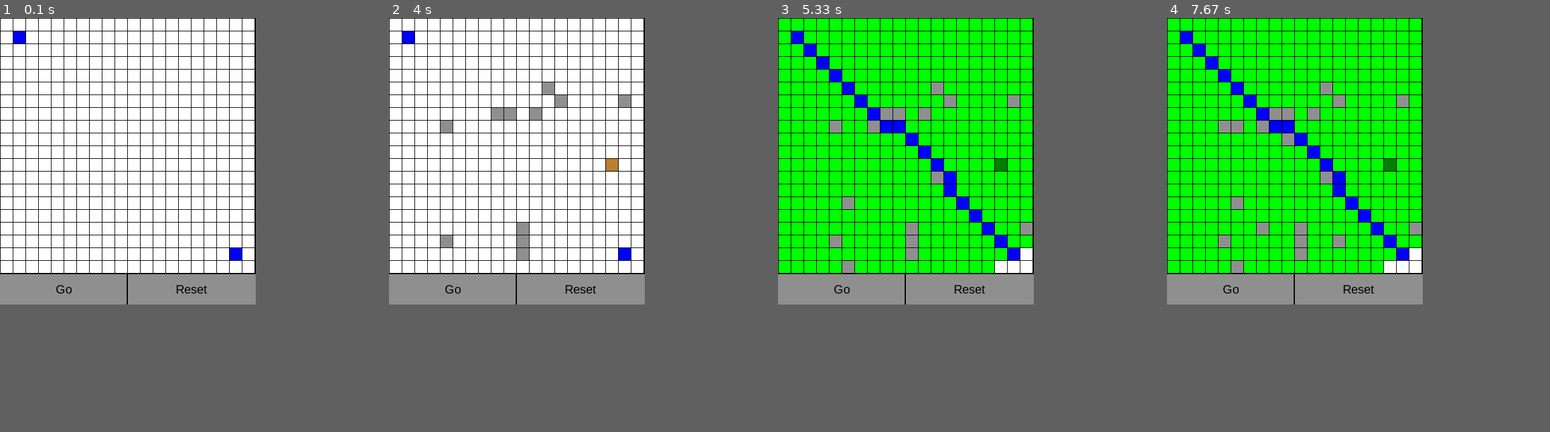
Above: before the commit, frames 1-4 (left to right).
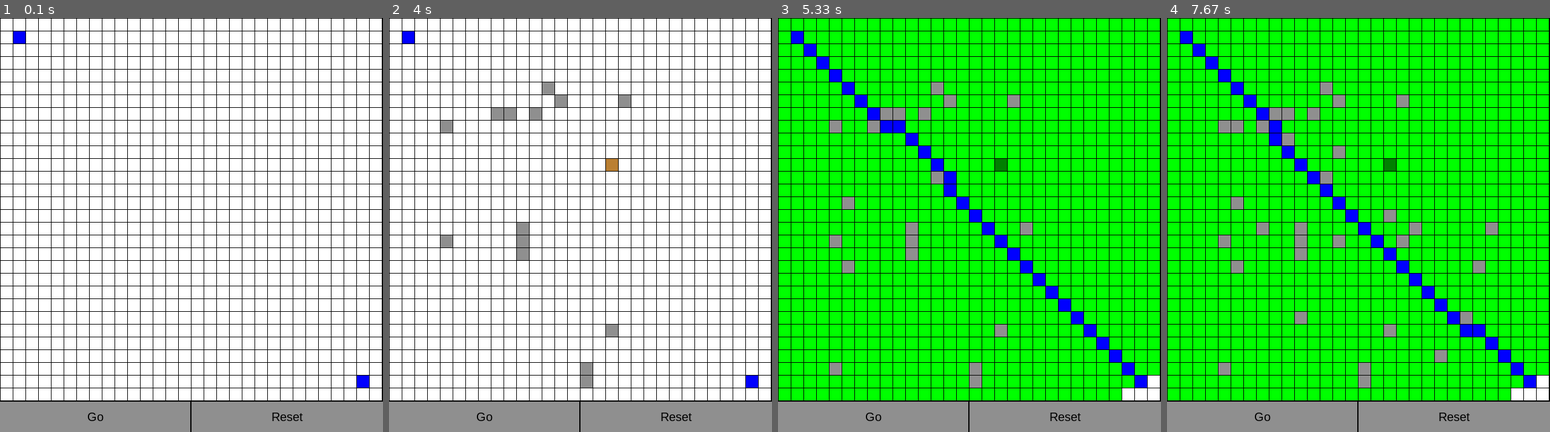
Above: after the commit, the same moments.

Repository: ChrisKneller/pygame-pathfinder
Game: pygame game, started from grid.py
The game is run twice, just before and just after one commit, with the same random seed, the same clock (stepped at 60 frames per second) and the same inputs.
Inputs (mouse positions are in pixels of both pictures, inside the frame that each line leads up to):
- Up to frame 1 (0.1 s): no input
- Up to frame 2 (4 s): click "Go" at 0.38 s; press the mouse at (450, 125) at 0.7 s; move the mouse to (477, 100) at 0.8 s; release the mouse at (503, 75) at 0.93 s; click "Reset" at 1.05 s; press the mouse at (450, 125) at 1.37 s; move the mouse to (500, 109) at 1.47 s; release the mouse at (549, 88) at 1.6 s; press the mouse at (450, 125) at 1.7 s; move the mouse to (519, 253) at 1.8 s; release the mouse at (584, 378) at 1.93 s; press the mouse at (450, 125) at 2.03 s; move the mouse to (538, 113) at 2.13 s; release the mouse at (622, 100) at 2.27 s; press the mouse at (450, 125) at 2.37 s; move the mouse to (526, 229) at 2.47 s; release the mouse at (603, 328) at 2.6 s; press the mouse at (450, 125) at 2.7 s; move the mouse to (503, 113) at 2.8 s; release the mouse at (557, 100) at 2.93 s; hold Ctrl 3-3.47 s; click (607, 158) at 3.08 s; press the mouse at (450, 125) at 3.53 s; move the mouse to (519, 245) at 3.63 s; release the mouse at (588, 365) at 3.77 s; press the mouse at (450, 125) at 3.87 s; move the mouse to (450, 245) at 3.97 s
- Up to frame 3 (5.33 s): release the mouse at (835, 361) at 4.1 s; press the mouse at (839, 125) at 4.2 s; move the mouse to (843, 196) at 4.3 s; release the mouse at (846, 270) at 4.43 s; press the mouse at (839, 125) at 4.53 s; move the mouse to (935, 175) at 4.63 s; release the mouse at (1026, 225) at 4.77 s; click "Go" at 4.88 s; press the mouse at (839, 125) at 5.2 s; move the mouse to (873, 129) at 5.3 s
- Up to frame 4 (7.67 s): release the mouse at (1293, 133) at 5.43 s; press the mouse at (1228, 125) at 5.53 s; move the mouse to (1266, 220) at 5.63 s; release the mouse at (1301, 316) at 5.77 s; press the mouse at (1228, 125) at 5.87 s; move the mouse to (1232, 129) at 5.97 s; release the mouse at (1235, 129) at 6.1 s; press the mouse at (1228, 125) at 6.2 s; move the mouse to (1335, 241) at 6.3 s; release the mouse at (1442, 353) at 6.43 s; click (1469, 316) at 6.55 s; press the mouse at (1469, 316) at 6.87 s; move the mouse to (1400, 237) at 6.97 s; release the mouse at (1335, 154) at 7.1 s; press the mouse at (1469, 316) at 7.2 s; move the mouse to (1477, 270) at 7.3 s; release the mouse at (1488, 220) at 7.43 s; press the mouse at (1469, 316) at 7.53 s; move the mouse to (1385, 216) at 7.63 s
In our replay, the window is 422x472 before the commit and 632x682 after it. These sizes can differ from the game's own. Grey fills any space a smaller window leaves; there, only what the larger window draws over its background counts as a difference.

The runs differ from the first frame. In frame 1, 17% of the frame differs, in the area x 0-100%, y 0-100%; in frame 2, 18%; in frame 3, 19%; in frame 4, 22%.

Commit message:
Change nodes to instances of Node class to make it more generalised

Diff:
--- a/grid.py
+++ b/grid.py
@@ -1,6 +1,7 @@
 import pygame
 import time
 from priority_queue import PrioritySet, PriorityQueue
+from math import inf
 
 # Define some colors
 BLACK = (0, 0, 0)
@@ -8,15 +9,13 @@
 GREEN = (0, 255, 0)
 RED = (255, 0, 0)
 BLUE = (0, 0, 255)
-WALL = (143, 143, 143)
+GREY = (143, 143, 143)
 BROWN = (186, 127, 50)
 DARK_GREEN = (0, 128, 0)
 DARK_BLUE = (0, 0, 128)
 
-MUD_MODIFIER = 2
-
-# For creating buttons
-class button():
+# For creating Buttons
+class Button():
     def __init__(self, color, x, y, width, height, text=''):
         self.color = color
         self.x = int(x)
@@ -26,7 +25,7 @@
         self.text = text
 
     def draw(self,win,outline=None):
-        # Call this method to draw the button on the screen
+        # Call this method to draw the Button on the screen
         if outline:
             pygame.draw.rect(win, outline, (self.x-2,self.y-2,self.width+4,self.height+4),0)
 
@@ -45,6 +44,45 @@
 
         return False
 
+# Make it easier to add different node types
+class Node():
+
+    nodetypes = ['blank', 'start', 'end', 'wall', 'mud']
+
+    colors = {  'regular': {'blank': WHITE, 'start': BLUE, 'end': BLUE, 'wall': GREY, 'mud': BROWN },
+                'visited': {'blank': GREEN, 'start': BLUE, 'end': BLUE, 'wall': GREY, 'mud': DARK_GREEN},
+                'path': {'blank': BLUE, 'start': BLUE, 'end': BLUE, 'wall': GREY, 'mud': DARK_BLUE}}
+
+    distance_modifiers = {'blank': 1, 'start': 1, 'end': 1, 'wall': inf, 'mud': 3}
+
+    def __init__(self, nodetype, text='', colors=colors, dmf=distance_modifiers):
+        self.nodetype = nodetype
+        self.rcolor = colors['regular'][self.nodetype]
+        self.vcolor = colors['visited'][self.nodetype]
+        self.pcolor = colors['path'][self.nodetype]
+        self.is_visited = True if nodetype == 'start' else False
+        self.is_path = True if nodetype == 'start' else False
+        self.distance_modifier = dmf[self.nodetype]
+        self.color = self.pcolor if self.is_path else self.vcolor if self.is_visited else self.rcolor
+
+    def update(self, nodetype=False, is_visited='unchanged', is_path='unchanged', colors=colors, dmf=distance_modifiers):
+        if nodetype:
+            self.nodetype = nodetype
+
+        if is_visited != 'unchanged':
+            assert type(is_visited) == bool, "'is_visited' must be boolean: True or False"
+            self.is_visited = is_visited
+
+        if is_path != 'unchanged':
+            assert type(is_path) == bool, "'is_path' must be boolean: True or False"
+            self.is_path = is_path
+
+        self.rcolor = colors['regular'][self.nodetype]
+        self.vcolor = colors['visited'][self.nodetype]
+        self.pcolor = colors['path'][self.nodetype]
+        self.distance_modifier = dmf[self.nodetype]
+        self.color = self.pcolor if self.is_path else self.vcolor if self.is_visited else self.rcolor
+
 # This sets the WIDTH and HEIGHT of each grid location
 WIDTH = 20
 HEIGHT = WIDTH # so they are squares
@@ -55,19 +93,19 @@
 
 # Create a 2 dimensional array (a list of lists)
 grid = []
-ROWS = 20
+ROWS = 30
 for row in range(ROWS):
     # Add an empty array that will hold each cell
     grid.append([])
     for column in range(ROWS):
-        grid[row].append(0)  # Append a cell
+        grid[row].append(Node('blank'))  # Append a blank node
 
 # Set start and end points for the pathfinder
 START_POINT=(1,1)
 END_POINT=(ROWS-2,ROWS-2)
 
-grid[START_POINT[0]][START_POINT[1]] = 'S'
-grid[END_POINT[0]][END_POINT[1]] = 'E'
+grid[START_POINT[0]][START_POINT[1]].update(nodetype='start')
+grid[END_POINT[0]][END_POINT[1]].update(nodetype='end')
 
 # Used for handling click & drag
 mouse_drag = False
@@ -79,6 +117,9 @@
 algorithm_run = False
 
 pygame.init()
+
+# Set default font for nodes
+FONT = pygame.font.SysFont('arial', 8)
 
 # Set the width and height of the screen [width, height]
 SCREEN_WIDTH = ROWS * (WIDTH + MARGIN) + MARGIN * 2
@@ -86,13 +127,13 @@
 WINDOW_SIZE = (SCREEN_WIDTH, SCREEN_HEIGHT)
 screen = pygame.display.set_mode(WINDOW_SIZE)
 
-# Make some buttons
-goButton = button(WALL, 0, SCREEN_WIDTH, SCREEN_WIDTH/2, BUTTON_HEIGHT, "Go")
-resetButton = button(WALL, SCREEN_WIDTH/2, SCREEN_WIDTH, SCREEN_WIDTH/2, BUTTON_HEIGHT, "Reset")
+# Make some Buttons
+goButton = Button(GREY, 0, SCREEN_WIDTH, SCREEN_WIDTH/2, BUTTON_HEIGHT, "Go")
+resetButton = Button(GREY, SCREEN_WIDTH/2, SCREEN_WIDTH, SCREEN_WIDTH/2, BUTTON_HEIGHT, "Reset")
 
 pygame.display.set_caption("Pathfinder")
 
-# Loop until the user clicks the close button.
+# Loop until the user clicks the close Button.
 done = False
 
 # Used to manage how fast the screen updates
@@ -108,57 +149,62 @@
         elif event.type == pygame.MOUSEBUTTONDOWN:
             pos = pygame.mouse.get_pos()
 
-            # find out which keys have been pressed
+            # Find out which keys have been pressed
             pressed = pygame.key.get_pressed()
 
             # If click is inside grid
             if pos[1] <= SCREEN_WIDTH-1:
+
+
                 # Change the x/y screen coordinates to grid coordinates
                 column = pos[0] // (WIDTH + MARGIN)
                 row = pos[1] // (HEIGHT + MARGIN)
+
+                # text = FONT.render(str(grid[row][column].distance_modifier), 1, (0,0,0))
+                # screen.blit(text, ((MARGIN + WIDTH) * column + MARGIN + int(WIDTH/2 - text.get_width()/2), (MARGIN + HEIGHT) * row + MARGIN + int(HEIGHT/2 - text.get_height()/2)))
+                # pygame.display.update(
+                #         (MARGIN + WIDTH) * column + MARGIN,
+                #         (MARGIN + HEIGHT) * row + MARGIN,
+                #         WIDTH,
+                #         HEIGHT
+                #     )
+
                 # Set click and drag treatment depending on where is clicked
                 if (row,column) == START_POINT:
                     drag_start_point = True
                 elif (row,column) == END_POINT:
                     drag_end_point = True
                 else:
-                    # Add walls ("W") or sticky mud patches ("M")
                     cell_updated = grid[row][column]
+                    # if LCTRL is being held add mud else add wall
                     if pressed[pygame.K_LCTRL]:
-                        if grid[row][column] == 'V':
-                            grid[row][column] = 'VM'
-                        elif grid[row][column] == 'X':
-                            grid[row][column] = 'XM'
-                        else:
-                            grid[row][column] = 'M'
+                        cell_updated.update(nodetype='mud')
                     else:
-                        grid[row][column] = 'W'
+                        cell_updated.update(nodetype='wall')
                     mouse_drag = True
-                    # pygame.display.flip()
-                    # time.sleep(1)
-                    if algorithm_run and cell_updated != 'V':
+                    if algorithm_run and cell_updated.is_path == True:
                         path_found = update_path()
 
-            # When the Go button is clicked
+            # When the Go Button is clicked
             elif goButton.isOver(pos):
                 clear_visited()
                 update_gui(draw_background=False, draw_buttons=False)
                 pygame.display.flip()
                 path_found = path_finder(grid, START_POINT, END_POINT)
-                grid[START_POINT[0]][START_POINT[1]] = 'S'
+                grid[START_POINT[0]][START_POINT[1]].update(nodetype='start')
                 algorithm_run = True
 
-            # When the Reset button is clicked
+            # When the Reset Button is clicked
             elif resetButton.isOver(pos):
                 path_found = False
                 algorithm_run = False
                 for row in range(ROWS):
                     for column in range(ROWS):
                         if (row,column) != START_POINT and (row,column) != END_POINT:
-                            grid[row][column] = 0
+                            grid[row][column].update(nodetype='blank', is_visited=False, is_path=False)
 
         elif event.type == pygame.MOUSEBUTTONUP:
-            # Turn off all mouse drags if mouse button released
+            # Turn off all mouse drags if mouse Button released
             mouse_drag = drag_end_point = drag_start_point = False
 
         elif event.type == pygame.MOUSEMOTION:
@@ -174,52 +220,41 @@
                 mouse_drag = False
                 continue
 
-            # Add walls ("W") or sticky mud patches ("M")
+            cell_updated = grid[row][column]
+
+            # Add walls or sticky mud patches
             if mouse_drag == True:
-                cell_updated = grid[row][column]
-                if pressed[pygame.K_LCTRL]:
-                    if grid[row][column] == 'V':
-                        grid[row][column] = 'VM'
-                    elif grid[row][column] == 'X':
-                        grid[row][column] = 'XM'
-                    else:
-                        grid[row][column] = 'M'
+                if (row,column) == START_POINT:
+                    pass
+                elif (row,column) == END_POINT:
+                    pass
+                elif pressed[pygame.K_LCTRL]:
+                    cell_updated.update(nodetype='mud')
                 else:
-                    grid[row][column] = 'W'
-                if algorithm_run and cell_updated != 'V':
+                    cell_updated.update(nodetype='wall')
+                mouse_drag = True
+
+                if algorithm_run and cell_updated.is_path == True:
                     path_found = update_path()
-                # if (row,column) != START_POINT and (row,column) != END_POINT:
-                #     cell_updated = grid[row][column]
-                #     if pressed[pygame.K_LCTRL]:
-                #         if grid[row][column] == 'V':
-                #             grid[row][column] = 'VM'
-                #         elif grid[row][column] == 'X':
-                #             grid[row][column] = 'XM'
-                #         elif grid[row][column] != ('VM' or 'XM'):
-                #             grid[row][column] = 'M'
-                #     else:
-                #         grid[row][column] = 'W'
-                #     if algorithm_run and cell_updated != 'V':
-                #         path_found = update_path()
 
             # Move the start point
             elif drag_start_point == True:
-                grid[START_POINT[0]][START_POINT[1]] = 0
+                grid[START_POINT[0]][START_POINT[1]].update(nodetype='blank')
                 START_POINT = (row,column)
                 # If we have already run the algorithm, update it as the point is moved
                 if algorithm_run:
                     path_found = update_path()
-                grid[START_POINT[0]][START_POINT[1]] = 'S'
+                grid[START_POINT[0]][START_POINT[1]].update(nodetype='start')
 
             # Move the end point
             elif drag_end_point == True:
-                grid[END_POINT[0]][END_POINT[1]] = 0
+                grid[END_POINT[0]][END_POINT[1]].update(nodetype='blank')
                 END_POINT = (row,column)
-                grid[END_POINT[0]][END_POINT[1]] = 'E'
+                grid[END_POINT[0]][END_POINT[1]].update(nodetype='end')
                 # If we have already run the algorithm, update it as the point is moved
                 if algorithm_run:
                     path_found = update_path()
-                    grid[START_POINT[0]][START_POINT[1]] = 'S'
+                    grid[START_POINT[0]][START_POINT[1]].update(nodetype='start')
 
 
     # Game logic
@@ -227,17 +262,13 @@
     # Clear board, keeping excluded nodes
     def clear_visited():
         excluded_nodes = [START_POINT, END_POINT]
-        excluded_markers = ['W', 'M', 'VM', 'XM']
+        excluded_nodetypes = ['start', 'end', 'wall', 'mud']
         for row in range(ROWS):
             for column in range(ROWS):
-                if grid[row][column] == "VM":
-                    grid[row][column] = "M"
-                elif grid[row][column] == "XM":
-                    grid[row][column] = "M"
-                elif grid[row][column] == "V":
-                    grid[row][column] = 0
-                elif (row,column) not in excluded_nodes and grid[row][column] not in excluded_markers:
-                    grid[row][column] = 0
+                if grid[row][column].nodetype not in excluded_nodetypes:
+                    grid[row][column].update(nodetype="blank", is_visited=False, is_path=False)
+                else:
+                     grid[row][column].update(is_visited=False, is_path=False)
         update_gui(draw_background=False, draw_buttons=False)
 
     def update_path():
@@ -271,6 +302,7 @@
             goal_node = (n,n)
         current_distance, current_node = queue.pop()
         start = time.perf_counter()
+
         # Main algorithm loop
         while current_node != goal_node and len(unvisited_nodes) > 0:
             if current_node in visited_nodes:
@@ -288,7 +320,7 @@
                 ((current_node[0],max(0,current_node[1]-1)),"+")
             )
 
-            # If we want the path to diagonal movements
+            # If we want the path to do diagonal movements
             # + represents movement up down left or right
             # x represents diagonal movement
             if diagonals:
@@ -316,40 +348,26 @@
                     current_distance=current_distance
                 )
 
-
             # When we have checked the current node, add and remove appropriately
             visited_nodes.add(current_node)
             unvisited_nodes.discard(current_node)
 
-            # Move the visited node with its distance between the two dicts
+            # Add the distance to the visited distances dictionary (used for traceback)
             v_distances[current_node] = current_distance
 
             # Pygame part: visited nodes mark visited nodes as green
             if (current_node[0],current_node[1]) != start_point:
-                if mazearray[current_node[0]][current_node[1]] == ("M" or "XM" or "VM"):
-                    mazearray[current_node[0]][current_node[1]] = "VM"
-                    pygame.draw.rect(
-                        screen,
-                        DARK_GREEN,
-                        [
-                        (MARGIN + WIDTH) * current_node[1] + MARGIN,
-                        (MARGIN + HEIGHT) * current_node[0] + MARGIN,
-                        WIDTH,
-                        HEIGHT
-                        ]
-                    )
-                else:
-                    mazearray[current_node[0]][current_node[1]] = "V"
-                    pygame.draw.rect(
-                        screen,
-                        GREEN,
-                        [
-                        (MARGIN + WIDTH) * current_node[1] + MARGIN,
-                        (MARGIN + HEIGHT) * current_node[0] + MARGIN,
-                        WIDTH,
-                        HEIGHT
-                        ]
-                    )
+                mazearray[current_node[0]][current_node[1]].update(is_visited = True)
+                pygame.draw.rect(
+                    screen,
+                    mazearray[current_node[0]][current_node[1]].vcolor,
+                    [
+                    (MARGIN + WIDTH) * current_node[1] + MARGIN,
+                    (MARGIN + HEIGHT) * current_node[0] + MARGIN,
+                    WIDTH,
+                    HEIGHT
+                    ]
+                )
                 # If we want to visualise it (rather than run instantly)
                 # then we update the grid with each loop
                 if visualise:
@@ -361,9 +379,10 @@
                     )
                     time.sleep(0.0000001)
 
-            # Try here in case distances dict is empty
+            # If there are no nodes in the queue then we return False (no path)
             if len(queue.show()) == 0:
                 return False
+            # Otherwise we take the minimum distance as the new current node
             else:
                 current_distance, current_node = queue.pop()
 
@@ -371,8 +390,9 @@
         # Mark the goal node as a goal node again after it will have
         # temporarily been switched to a current node
         if current_node == goal_node:
-            mazearray[goal_node[0]][goal_node[1]] = "E"
-
+            mazearray[goal_node[0]][goal_node[1]].update(nodetype='end')
+
+        # TODO: update this line so it works properly
         v_distances[goal_node] = current_distance + (1 if not diagonals else 2**0.5)
         visited_nodes.add(goal_node)
 
@@ -383,9 +403,7 @@
         num_visited = len(visited_nodes)
         time_taken = end-start
 
-        # After the visualisation has run, drag the end point around
-        # You will see that the program runs in linear time, as the
-        # time taken scales linearly with the number of nodes checked
+        # Print timings
         print(f"Program finished in {time_taken:.4f} seconds after checking {num_visited} nodes. That is {time_taken/num_visited:.8f} seconds per node.")
 
         # The commented out line returns the distance to the end node
@@ -396,16 +414,14 @@
     # loop to check all neighbours of the "current node"
     def neighbours_loop(neighbour, mazearr, visited_nodes, unvisited_nodes, queue, v_distances, current_node, current_distance, diags=False):
         neighbour, ntype = neighbour
+        # If the neighbour has already been visited
         if neighbour in visited_nodes:
             pass
-        elif mazearr[neighbour[0]][neighbour[1]] == 'W':
+        elif mazearr[neighbour[0]][neighbour[1]].nodetype == 'wall':
             visited_nodes.add(neighbour)
             unvisited_nodes.discard(neighbour)
         else:
-            if mazearr[neighbour[0]][neighbour[1]] == ('M' or 'VM' or 'XM'):
-                modifier = MUD_MODIFIER
-            else:
-                modifier = 1
+            modifier = mazearr[neighbour[0]][neighbour[1]].distance_modifier
             if ntype == "+":
                 queue.push(current_distance+(1*modifier), neighbour)
             elif ntype == "x":
@@ -461,14 +477,11 @@
 
             # Pop the lowest value off; that is the next node in our path
             distance, smallest_neighbour = neighbour_distances.pop()
-            if mazearray[smallest_neighbour[0]][smallest_neighbour[1]] == ("VM" or "XM"):
-                mazearray[smallest_neighbour[0]][smallest_neighbour[1]] = "XM"
-            else:
-                mazearray[smallest_neighbour[0]][smallest_neighbour[1]] = "X"
+            mazearray[smallest_neighbour[0]][smallest_neighbour[1]].update(is_path=True)
             path.append(smallest_neighbour)
             current_node = smallest_neighbour
 
-        mazearray[start_node[0]][start_node[1]] = "X"
+        mazearray[start_node[0]][start_node[1]].update(is_path=True)
 
 
     # Update the GUI
@@ -479,7 +492,7 @@
             screen.fill(BLACK)
 
         if draw_buttons:
-            # Draw button below grid
+            # Draw Button below grid
             goButton.draw(screen, (0,0,0))
             resetButton.draw(screen, (0,0,0))
 
@@ -487,20 +500,7 @@
             # Draw the grid
             for row in range(ROWS):
                 for column in range(ROWS):
-                    if grid[row][column] == 0:
-                        color = WHITE
-                    elif grid[row][column] == 'V':
-                        color = GREEN
-                    elif grid[row][column] == 'W':
-                        color = WALL
-                    elif grid[row][column] == 'M':
-                        color = BROWN
-                    elif grid[row][column] == 'VM':
-                        color = DARK_GREEN
-                    elif grid[row][column] == 'S' or grid[row][column] == 'E' or grid[row][column] == 'X':
-                        color = BLUE
-                    elif grid[row][column] == 'XM':
-                        color = DARK_BLUE
+                    color = grid[row][column].color
                     pygame.draw.rect(
                         screen,
                         color,
